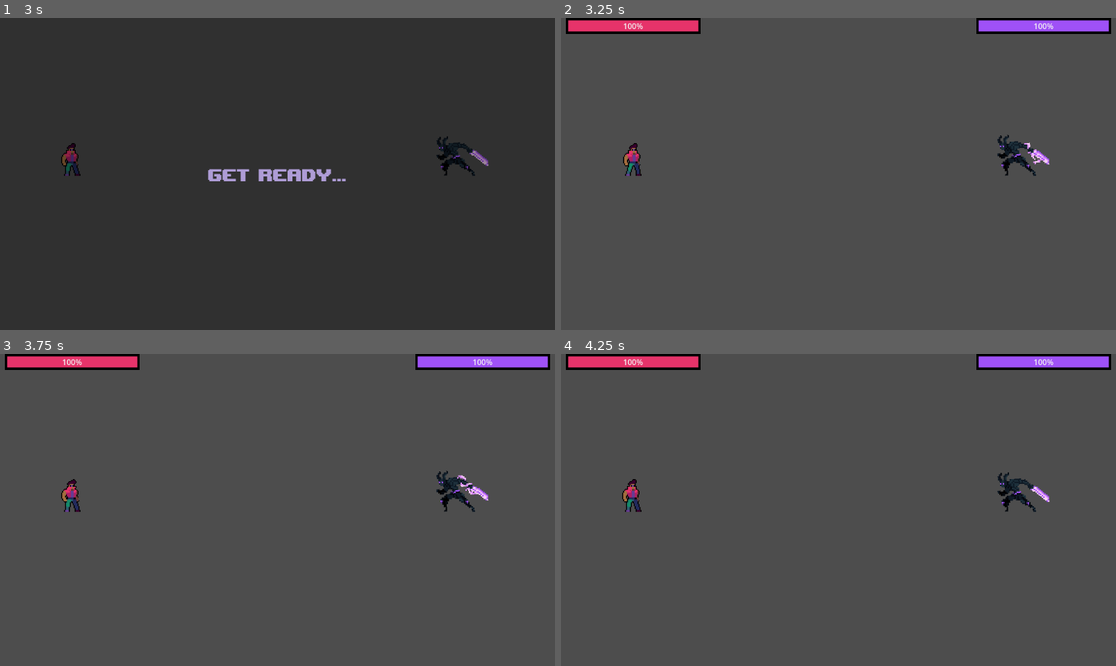
Above: before the commit, frames 1-4 (two rows, left to right).
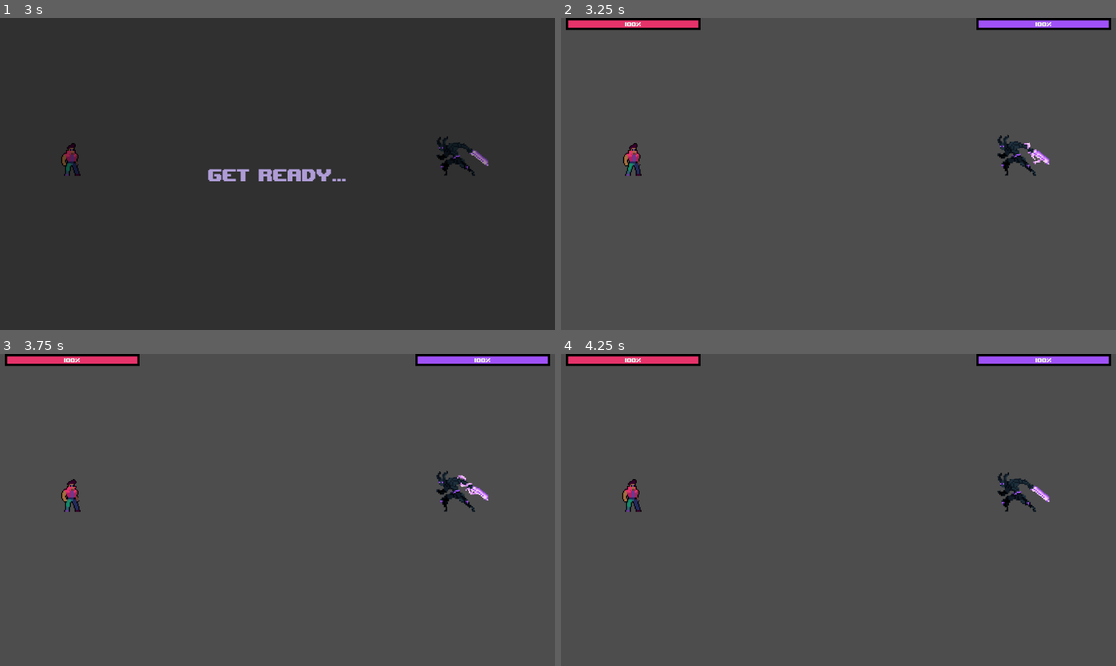
Above: after the commit, the same moments.

Repository: VinceAL-9/Mathfight
Game: Godot game, scene res://scenes/Whole game/Choose mode/campaign/Core gameplay/core_gameplay.tscn
Two runs of this game, one before a commit and one after it. Both use one fixed random seed, a clock stepped at 60 frames per second and the inputs below. This scene is started directly instead of the project's main scene.
Inputs:
- Up to frame 1 (3 s): tap Enter (ans) at 0.5, 0.6, 1.35, 2.1, 2.85 s
- Up to frame 2 (3.25 s): no input
- Up to frame 3 (3.75 s): tap Enter (ans) at 3.6 s
- Up to frame 4 (4.25 s): no input

Frame 1 is identical in both runs. In frame 2, 1.1% of the frame differs, in the area x 0-100%, y 1-6%; in frame 3, 1.1%; in frame 4, 1.1%.

Commit message:
Updated the font style of HP Bars

Diff:
--- a/scenes/Whole game/Choose mode/campaign/Core gameplay/game.tscn
+++ b/scenes/Whole game/Choose mode/campaign/Core gameplay/game.tscn
@@ -1,7 +1,8 @@
-[gd_scene load_steps=7 format=3 uid="uid://m1bw1se5msyc"]
+[gd_scene load_steps=8 format=3 uid="uid://m1bw1se5msyc"]
 
 [ext_resource type="Script" uid="uid://ntpvtw05nsma" path="res://scripts/Whole game/Choose mode/campaign/Core gameplay/game.gd" id="1_pkyck"]
 [ext_resource type="PackedScene" uid="uid://bjofrf14vlhie" path="res://scenes/Whole game/Choose mode/campaign/Core gameplay/player_and_enemy.tscn" id="2_8fel7"]
+[ext_resource type="FontFile" uid="uid://dshtorx4qksxg" path="res://assets/fonts/upheavtt.ttf" id="2_pkyck"]
 
 [sub_resource type="StyleBoxFlat" id="StyleBoxFlat_8fel7"]
 bg_color = Color(0.234635, 0.211231, 0.371415, 1)
@@ -48,6 +49,7 @@
 
 [node name="PlayerHpBar" type="ProgressBar" parent="Display/PlayerContainer"]
 layout_mode = 2
+theme_override_fonts/font = ExtResource("2_pkyck")
 theme_override_styles/background = SubResource("StyleBoxFlat_8fel7")
 theme_override_styles/fill = SubResource("StyleBoxFlat_pkyck")
 value = 100.0
@@ -63,6 +65,7 @@
 
 [node name="EnemyHPBar" type="ProgressBar" parent="Display/EnemyContainer"]
 layout_mode = 2
+theme_override_fonts/font = ExtResource("2_pkyck")
 theme_override_styles/background = SubResource("StyleBoxFlat_romq6")
 theme_override_styles/fill = SubResource("StyleBoxFlat_p2uef")
 value = 100.0
